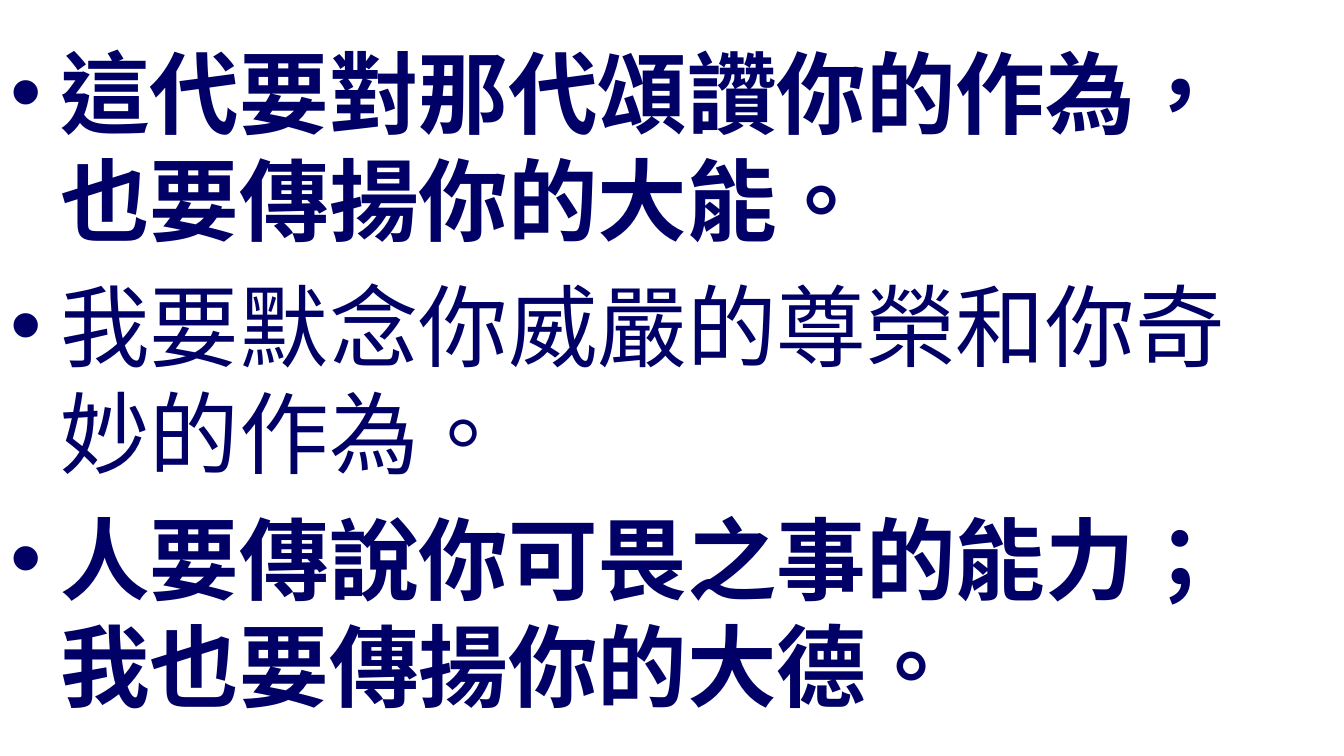
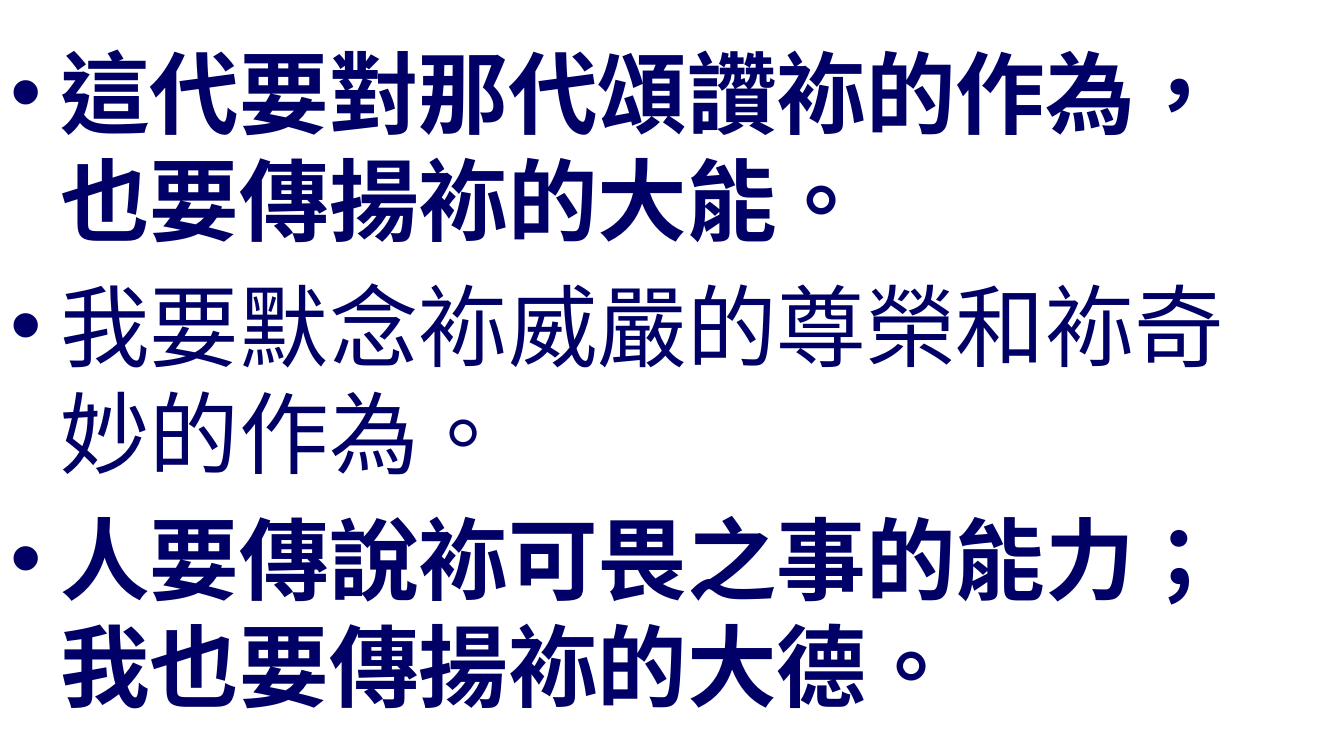
Before and after one commit to batisuoc/worship-resources, a slide deck: slide 3 of 103主是偉大.pptx. Drawn at 1344x756 pixels with LibreOffice and Linux fonts; fonts in the diff are those of the drawing; background and template pictures are left out. Boxes give left, top, right and bottom in pixels: in the first picture for what was removed or moved away, otherwise in the second. Text is boxed around its words. In the diff, an @@ line names an element or a change of style, - is before the commit and + after.

Commit message:
Update 103

```diff
--- a/103主是偉大.pptx
+++ b/103主是偉大.pptx
@@ text at box(60, 49, 1224, 709): text changed @@
-• 這代要對那代頌讚你的作為，也要傳揚你的大能。
-• 我要默念你威嚴的尊榮和你奇妙的作為。
-• 人要傳說你可畏之事的能力；我也要傳揚你的大德。
+• 這代要對那代頌讚袮的作為，也要傳揚袮的大能。
+• 我要默念袮威嚴的尊榮和袮奇妙的作為。
+• 人要傳說袮可畏之事的能力；我也要傳揚袮的大德。
```
Also in this commit, not shown: 4 other slides changed.
